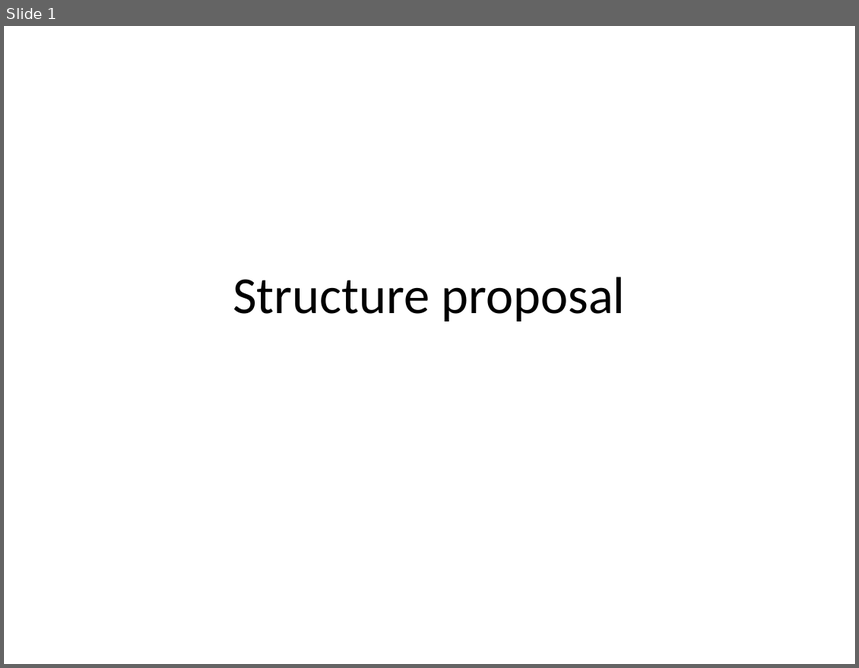
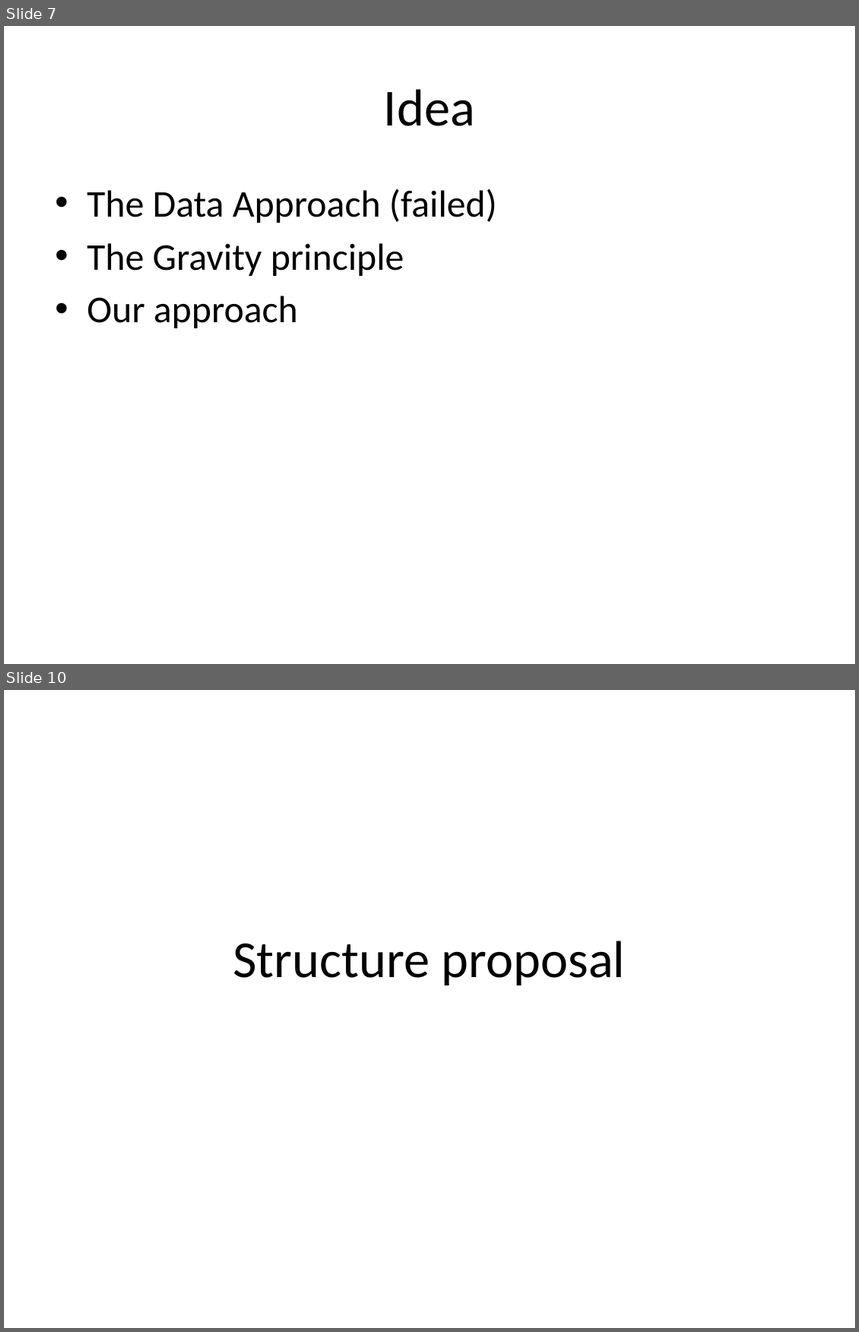
Before and after one commit to EleSwag/Elias-und-Mario, a slide deck: presentation/Test.pptx. Shown one above the other, each under a label of ours: slide 1 before the commit, slides 7 and 10 after it; the slides between them are not shown. The pictures are 859x668 and 859x1332 pixels, drawn with LibreOffice and Linux fonts; fonts in the diff are those of the drawing. Boxes give left, top, right and bottom in pixels: in the first picture for what was removed or moved away, otherwise in the second. Text is boxed around its words. In the diff, an @@ line names an element or a change of style, - is before the commit and + after.

```diff
--- a/presentation/Test.pptx
+++ b/presentation/Test.pptx
@@ slide 7 added at (4, 26, 855, 664), background #FFFFFF @@
@@ title added at (384, 89, 475, 126), 44 pt, text #000000 @@
+Idea
@@ text added at (87, 189, 497, 328), 32 pt, text #000000 @@
+• The Data Approach (failed)
+• The Gravity principle
+• Our approach
@@ what was slide 1 is now slide 10 @@
```
Also in this commit, not shown: 1 slide changed, 8 other slides added, 1 other file.
